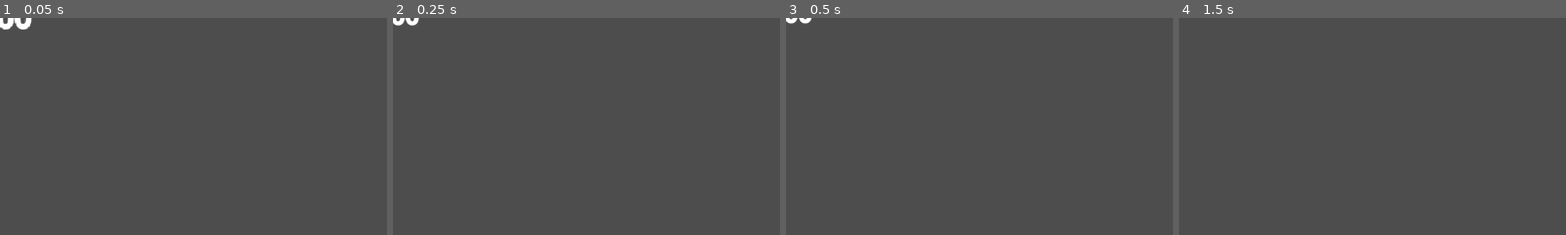
Above: before the commit, frames 1-4 (left to right).
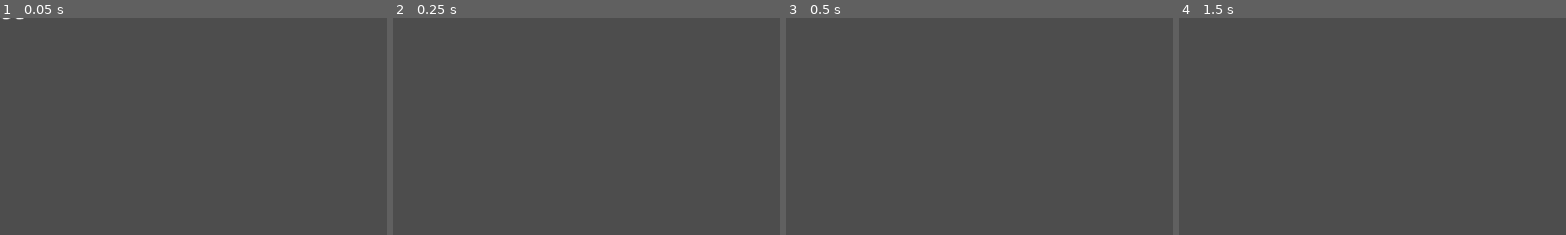
Above: after the commit, the same moments.

Repository: dwlee0802/BusinessTD
Game: Godot game, scene res://Scenes/damage_popup.tscn
Same seed, same stepped clock (60 frames per second), same inputs: the game is played once before the commit and once after it. This scene is started directly instead of the project's main scene.
Inputs (mouse positions are % of the whole screen's width and height, from its top left):
- Up to frame 1 (0.05 s): no input
- Up to frame 2 (0.25 s): no input
- Up to frame 3 (0.5 s): no input
- Up to frame 4 (1.5 s): tap Enter at 0.5 s; move the mouse to (72, 45) at 0.52 s; hold D 0.53-1.28 s; click (72, 45) at 0.67 s; tap Space at 1.25 s; move the mouse to (30, 55) at 1.27 s; hold S from 1.28 s (still down)
The pictures show only the part of the screen within x 0-50%, y 0-50%; the shares and areas given below are measured in that part.

The runs differ from the first frame. In frame 1, 0.3% of the frame differs, in the area x 0-9%, y 0-6%; in frame 2, 0.2%; in frame 3, 0.1%; in frame 4, nothing differs.

Commit message:
Added particle effect for enemy unit death.

Diff:
--- a/Scenes/DamagePopup.gd
+++ b/Scenes/DamagePopup.gd
@@ -11,4 +11,4 @@
 
 # Called every frame. 'delta' is the elapsed time since the previous frame.
 func _process(delta):
-	position = position + Vector2(0, -12 * delta)
+	position = position + Vector2(0, -16 * delta)
--- a/Scenes/damage_popup.tscn
+++ b/Scenes/damage_popup.tscn
@@ -1,6 +1,21 @@
 [gd_scene load_steps=5 format=3 uid="uid://ca5ot2cm7pgeo"]
 
 [ext_resource type="Script" path="res://Scenes/DamagePopup.gd" id="1_bqnwc"]
+
+[sub_resource type="Animation" id="Animation_uq22n"]
+length = 0.001
+tracks/0/type = "value"
+tracks/0/imported = false
+tracks/0/enabled = true
+tracks/0/path = NodePath(".:scale")
+tracks/0/interp = 1
+tracks/0/loop_wrap = true
+tracks/0/keys = {
+"times": PackedFloat32Array(0),
+"transitions": PackedFloat32Array(1),
+"update": 0,
+"values": [Vector2(1, 1)]
+}
 
 [sub_resource type="Animation" id="Animation_v6ifl"]
 resource_name = "popup"
@@ -45,21 +60,6 @@
 }]
 }
 
-[sub_resource type="Animation" id="Animation_uq22n"]
-length = 0.001
-tracks/0/type = "value"
-tracks/0/imported = false
-tracks/0/enabled = true
-tracks/0/path = NodePath(".:scale")
-tracks/0/interp = 1
-tracks/0/loop_wrap = true
-tracks/0/keys = {
-"times": PackedFloat32Array(0),
-"transitions": PackedFloat32Array(1),
-"update": 0,
-"values": [Vector2(1, 1)]
-}
-
 [sub_resource type="AnimationLibrary" id="AnimationLibrary_ho4ay"]
 _data = {
 "RESET": SubResource("Animation_uq22n"),
@@ -79,8 +79,8 @@
 offset_bottom = 50.0
 grow_horizontal = 2
 grow_vertical = 2
-pivot_offset = Vector2(50, 25)
-theme_override_font_sizes/bold_font_size = 36
+pivot_offset = Vector2(45, 30)
+theme_override_font_sizes/bold_font_size = 26
 bbcode_enabled = true
 text = "[center][b]100[/b][/center]"
 fit_content = true
--- a/Scenes/enemyUnit.gd
+++ b/Scenes/enemyUnit.gd
@@ -7,6 +7,8 @@
 
 @export var speed: int = 100
 @export var speedModifier: float = 1
+
+var enemyDeathEffect = preload("res://Scenes/explosion_effect.tscn")
 
 var healthBar
 
@@ -22,6 +24,9 @@
 # Called every frame. 'delta' is the elapsed time since the previous frame.
 func _process(delta):
 	if hitPoints < 0:
+		var eff = enemyDeathEffect.instantiate()
+		eff.global_position = position
+		game.add_child(eff)
 		queue_free()
 
 	if healthBar.scale.x > 32 * hitPoints / maxHitPoints:
@@ -36,6 +41,7 @@
 		if collision:
 			collision.get_collider().hit(hitPoints)
 
+			enemyDeathEffect.instantiate()
 			queue_free()
 	else:
 		attackTarget = game.playerStructures.pick_random()
--- /dev/null
+++ b/Scenes/explosion_effect.gd
@@ -0,0 +1,8 @@
+extends Node2D
+
+func _ready():
+	get_node("CPUParticles2D").one_shot = true
+
+
+func _on_Timer_timeout():
+	queue_free()
--- /dev/null
+++ b/Scenes/explosion_effect.tscn
@@ -0,0 +1,46 @@
+[gd_scene load_steps=6 format=3 uid="uid://rvx8g52qm2a6"]
+
+[ext_resource type="Script" path="res://Scenes/explosion_effect.gd" id="1_0qmjk"]
+[ext_resource type="Texture2D" uid="uid://dsfu0fmbrr278" path="res://Art/EnemyParticle.png" id="1_ldmr4"]
+
+[sub_resource type="Curve" id="Curve_el8e4"]
+min_value = -360.0
+max_value = 360.0
+_data = [Vector2(0, -360), 0.0, 0.0, 0, 0, Vector2(0.994506, 360), 0.0, 0.0, 0, 0]
+point_count = 2
+
+[sub_resource type="Curve" id="Curve_o3owo"]
+_data = [Vector2(0, 1), 0.0, 0.0, 0, 0, Vector2(0.456044, 1), 0.0, 0.0, 0, 0, Vector2(1, 0), 0.0, 0.0, 0, 0]
+point_count = 3
+
+[sub_resource type="Gradient" id="Gradient_mbtvm"]
+offsets = PackedFloat32Array(0.231788, 0.384106, 1)
+colors = PackedColorArray(1, 1, 1, 1, 1, 1, 1, 1, 0, 0, 0, 1)
+
+[node name="ExplosionEffect" type="Node2D"]
+script = ExtResource("1_0qmjk")
+
+[node name="CPUParticles2D" type="CPUParticles2D" parent="."]
+amount = 16
+lifetime = 0.3
+explosiveness = 1.0
+randomness = 0.2
+texture = ExtResource("1_ldmr4")
+emission_shape = 1
+emission_sphere_radius = 20.0
+spread = 180.0
+gravity = Vector2(0, 0)
+initial_velocity_min = 100.0
+initial_velocity_max = 500.0
+angle_max = 25.0
+angle_curve = SubResource("Curve_el8e4")
+scale_amount_min = 0.5
+scale_amount_curve = SubResource("Curve_o3owo")
+color_ramp = SubResource("Gradient_mbtvm")
+hue_variation_min = 0.06
+hue_variation_max = 0.52
+
+[node name="Timer" type="Timer" parent="."]
+wait_time = 0.3
+one_shot = true
+autostart = true
--- a/Scenes/mining_drill.gd
+++ b/Scenes/mining_drill.gd
@@ -38,7 +38,7 @@
 	profitHolder -= delta
 
 	if profitHolder <= 0:
-		game.operationFunds += 20
+		game.operationFunds += 100
 		profitHolder = profitGenerationPeriod
 		game.MakeDamagePopup(position, 20, Color.LAWN_GREEN)
 
Binary file added: Art/EnemyParticle.png
Not shown, added: Art/EnemyParticle.png.import
Not shown, added: Scenes/exp7AC4.tmp
